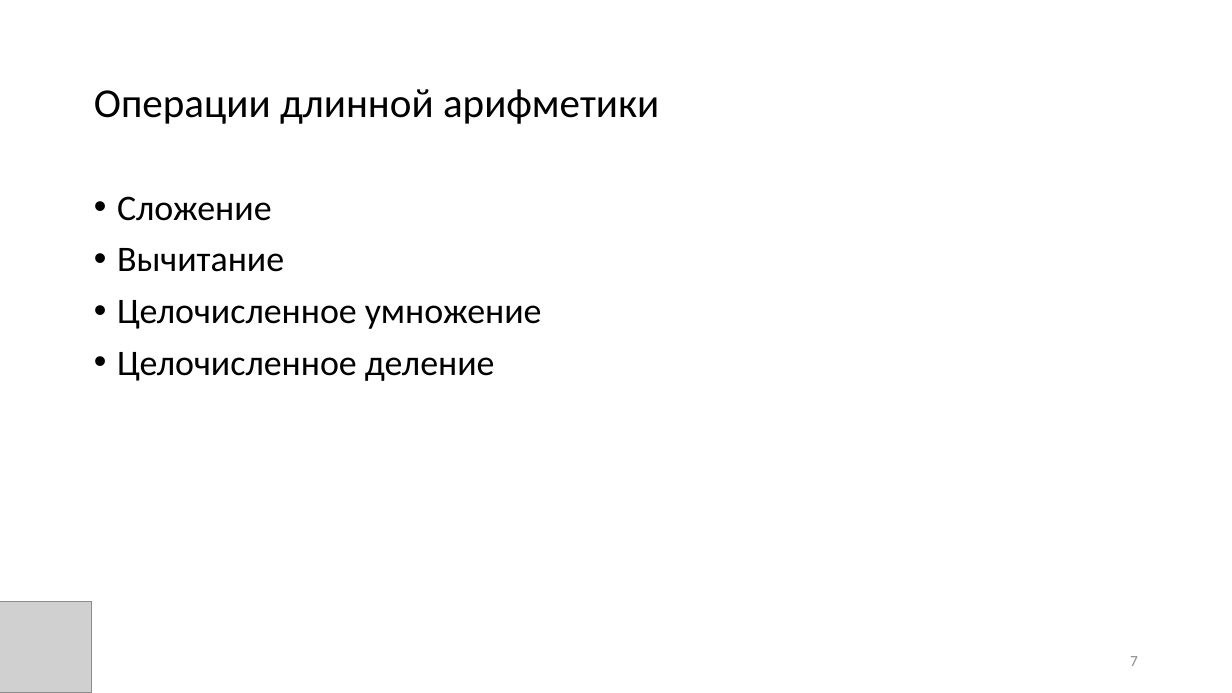
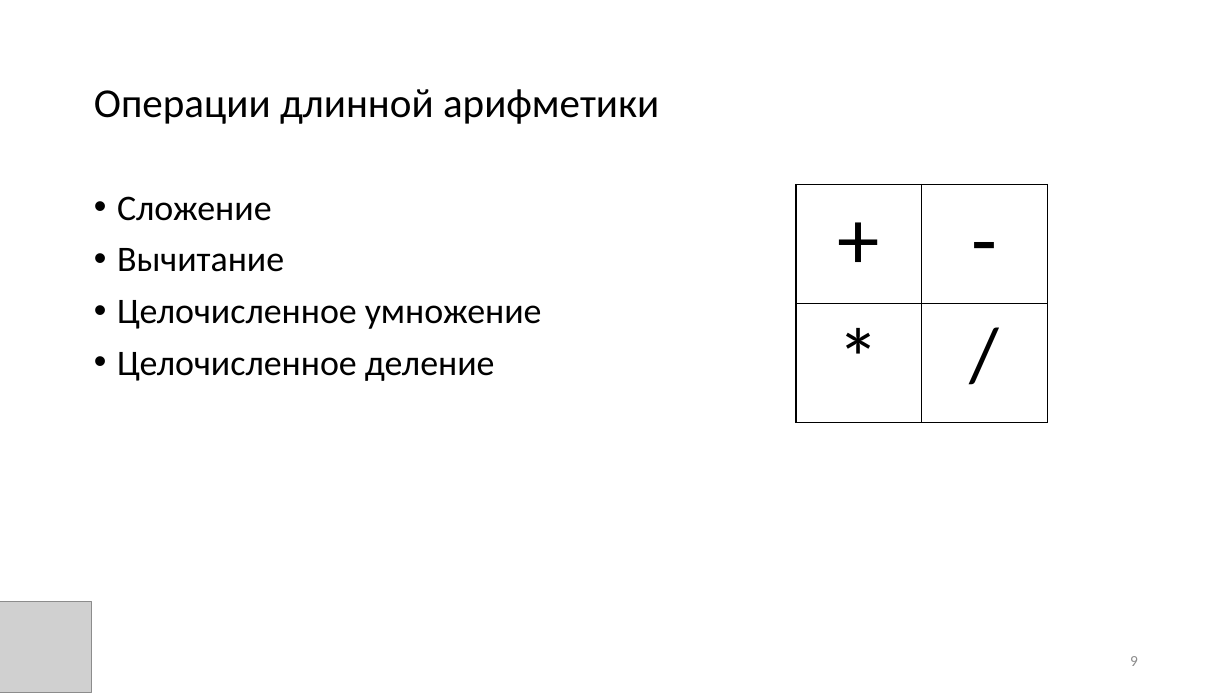
Before and after one commit to candyliving/fefu_long_arithmetic, a slide deck: slide 9 of Эффективная длинная арифметика.pptx (slide 7 before the commit). Drawn at 1232x693 pixels with LibreOffice and Linux fonts; fonts in the diff are those of the drawing; grey boxes stand for pictures. Boxes give left, top, right and bottom in pixels: in the first picture for what was removed or moved away, otherwise in the second. Text is boxed around its words. In the diff, an @@ line names an element or a change of style, - is before the commit and + after.

```diff
--- a/Эффективная длинная арифметика.pptx
+++ b/Эффективная длинная арифметика.pptx
@@ table added at (796, 185, 1047, 422), 2 rows, 2 columns @@
++ | -
+* | /
@@ page number at (1130, 656, 1138, 666): text changed @@
-7
+9
```
Also in this commit, not shown: 3 other slides changed, 2 slides added.
